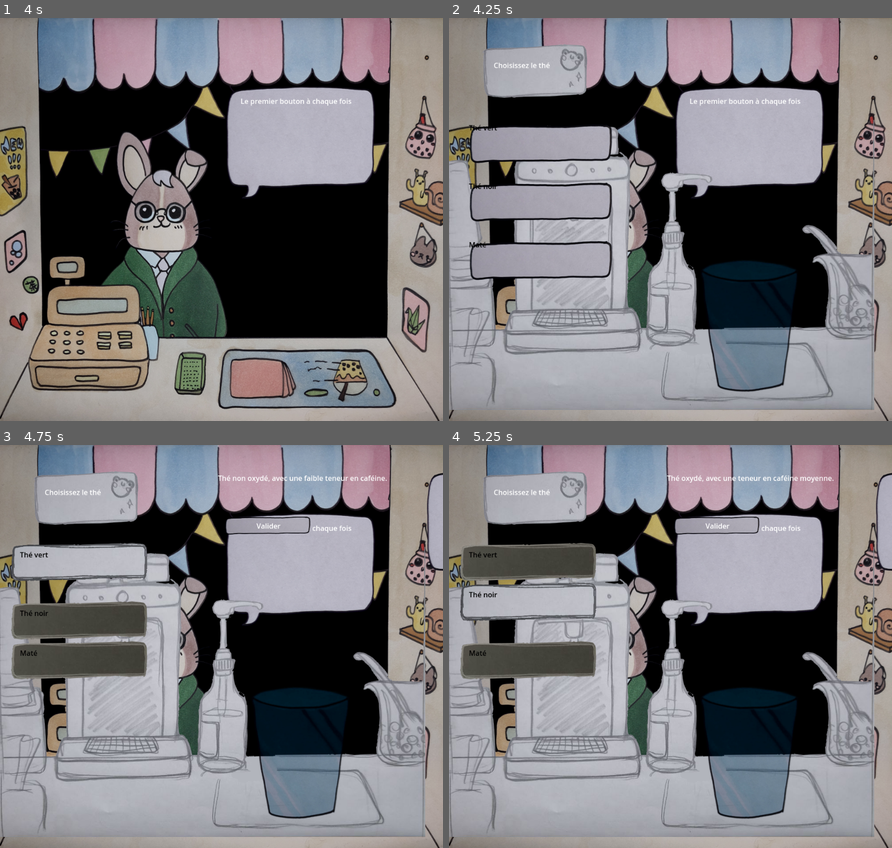
Above: before the commit, frames 1-4 (two rows, left to right).
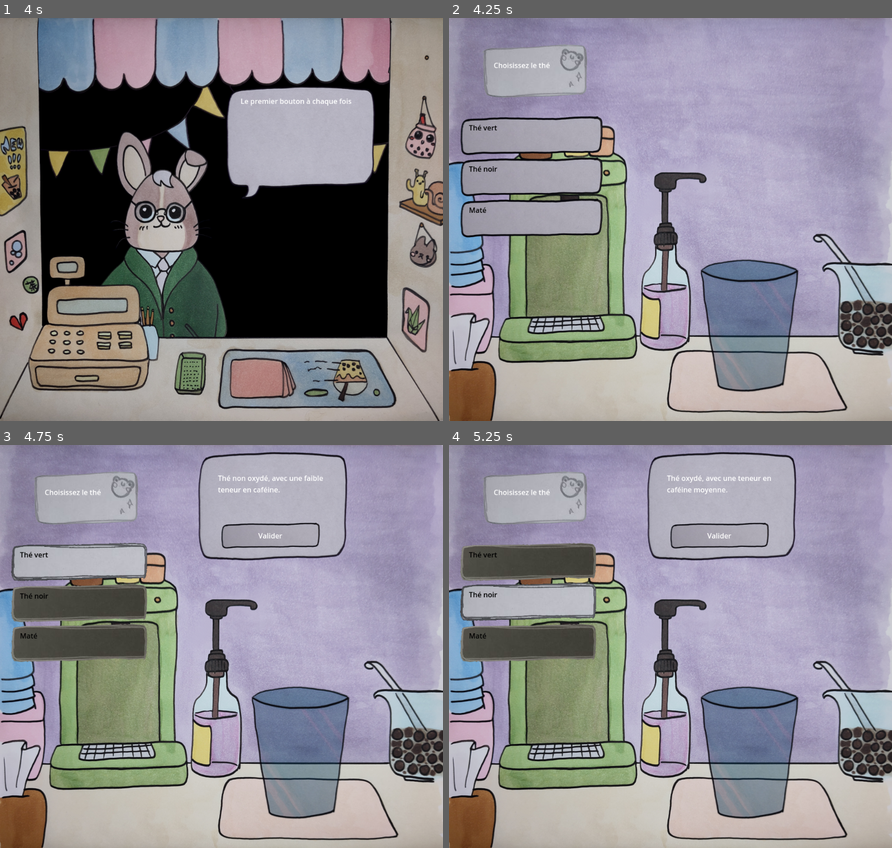
Above: after the commit, the same moments.

Repository: serrureriehurluberlesque/GGJ2025
Game: Godot game, scene res://scenes/tearoom.tscn
Same seed, same stepped clock (60 frames per second), same inputs: the game is played once before the commit and once after it. The engine's default icon, where the game draws it, is replaced by a stand-in: a white triangle on a blue panel in a dark square.
Inputs (mouse positions are in pixels of both pictures, inside the frame that each line leads up to; where the layout moved, square brackets give the same spot in the first picture):
- Up to frame 1 (4 s): click (212, 215) at 0.5 s; tap Enter at 3.5 s
- Up to frame 2 (4.25 s): no input
- Up to frame 3 (4.75 s): click (88, 561) [93, 569] at 4.25 s
- Up to frame 4 (5.25 s): click (542, 622) at 5.02 s

Frame 1 is identical in both runs. In frame 2, 71% of the frame differs, in the area x 0-100%, y 0-100%; in frame 3, 72%; in frame 4, 71%.

Commit message:
Une partie des nouvelles assets

Diff:
--- a/scenes/composition/composition.tscn
+++ b/scenes/composition/composition.tscn
@@ -1,10 +1,11 @@
-[gd_scene load_steps=23 format=3 uid="uid://6kw3g6bmikqu"]
+[gd_scene load_steps=24 format=3 uid="uid://6kw3g6bmikqu"]
 
 [ext_resource type="Script" path="res://scenes/composition/composition.gd" id="1_8q7nh"]
 [ext_resource type="Texture2D" uid="uid://wuogjxb7m8cq" path="res://assets/syrup_pump.png" id="2_m5yj8"]
 [ext_resource type="Texture2D" uid="uid://dvap80laic0to" path="res://assets/decor_2_pumpless.png" id="3_aoqim"]
 [ext_resource type="Texture2D" uid="uid://c8g462a5ygog8" path="res://assets/verre_vide.png" id="3_iuv2l"]
 [ext_resource type="Texture2D" uid="uid://bolqyromgna0w" path="res://assets/the.png" id="4_12rl6"]
+[ext_resource type="Texture2D" uid="uid://b4qrclnyb6oep" path="res://assets/syrup_pump_cover.png" id="4_c2l0h"]
 [ext_resource type="Texture2D" uid="uid://c856wc8xt7bix" path="res://assets/bubbles.png" id="5_qk1ry"]
 [ext_resource type="Texture2D" uid="uid://ctgcmvx2qe8rx" path="res://assets/sirop.png" id="6_xjcdl"]
 [ext_resource type="Texture2D" uid="uid://chmlhfkqq4xxm" path="res://assets/bouton_craft_1.png" id="7_jbqnm"]
@@ -377,17 +378,23 @@
 script = ExtResource("1_8q7nh")
 metadata/_edit_use_anchors_ = true
 
-[node name="syrup_pump" type="TextureRect" parent="."]
-layout_mode = 0
-offset_right = 960.0
-offset_bottom = 884.0
-texture = ExtResource("2_m5yj8")
-
 [node name="Background" type="TextureRect" parent="."]
 layout_mode = 0
 offset_right = 956.0
 offset_bottom = 885.0
 texture = ExtResource("3_aoqim")
+
+[node name="syrup_pump" type="TextureRect" parent="."]
+layout_mode = 0
+offset_right = 1000.0
+offset_bottom = 910.0
+texture = ExtResource("2_m5yj8")
+
+[node name="back_front_ground" type="TextureRect" parent="."]
+layout_mode = 0
+offset_right = 40.0
+offset_bottom = 40.0
+texture = ExtResource("4_c2l0h")
 
 [node name="verre_vide" type="TextureRect" parent="."]
 layout_mode = 1
@@ -473,10 +480,10 @@
 [node name="theiere" type="TextureRect" parent="."]
 modulate = Color(1, 1, 1, 0)
 layout_mode = 1
-offset_left = 739.0
-offset_top = 240.0
-offset_right = 908.0
-offset_bottom = 410.0
+offset_left = 718.0
+offset_top = 297.0
+offset_right = 1041.0
+offset_bottom = 653.0
 texture = ExtResource("12_dvh0g")
 
 [node name="DescrBubble" type="TextureRect" parent="."]
@@ -496,7 +503,7 @@
 offset_left = 15.0
 offset_top = 18.0
 offset_right = -13.0
-offset_bottom = -118.0
+offset_bottom = -86.0
 grow_horizontal = 2
 grow_vertical = 2
 theme_override_constants/margin_left = 30
@@ -512,10 +519,10 @@
 
 [node name="Submit" type="TextureButton" parent="DescrBubble"]
 layout_mode = 0
-offset_left = 48.0
-offset_top = 138.0
-offset_right = 271.0
-offset_bottom = 197.0
+offset_left = 52.0
+offset_top = 160.0
+offset_right = 275.0
+offset_bottom = 219.0
 mouse_default_cursor_shape = 2
 texture_normal = ExtResource("15_nnlah")
 texture_pressed = ExtResource("16_s61ik")
Binary file changed: assets/bouton_craft_2.png
Binary file changed: assets/bulle_texte_cropped.png
Binary file changed: assets/decor_2_pumpless.png
Binary file changed: assets/syrup_pump.png
Binary file added: assets/syrup_pump_cover.png
Not shown, added: assets/syrup_pump_cover.png.import
